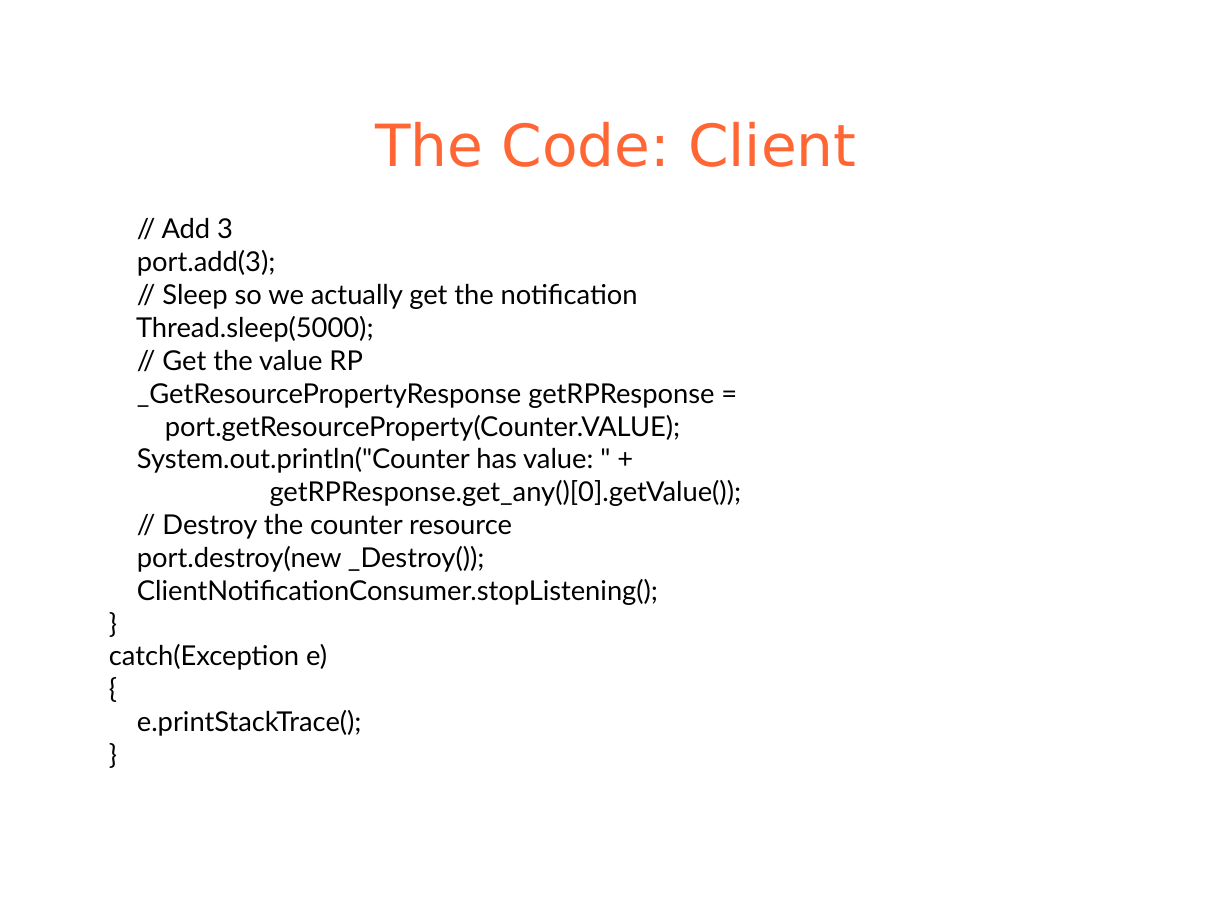
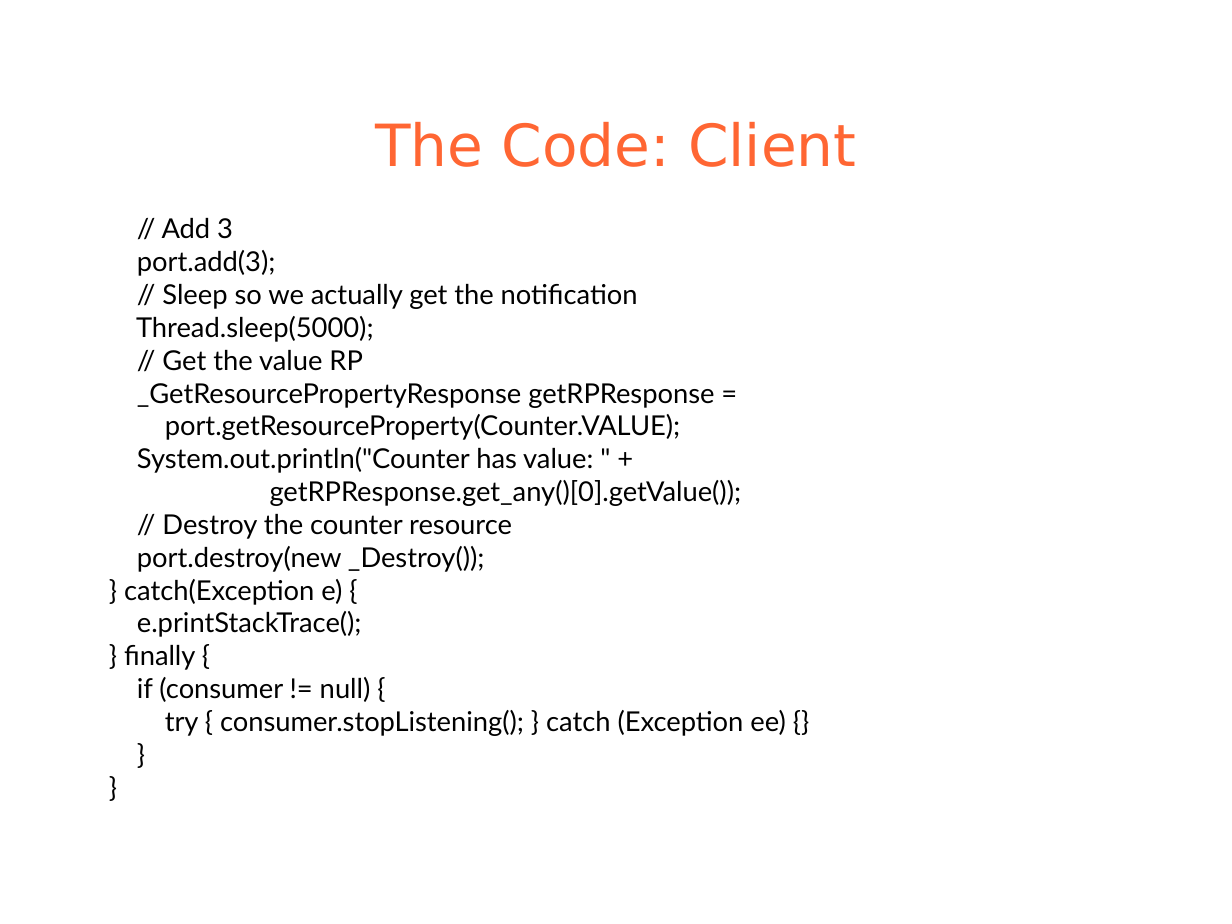
Before and after one commit to globus/globus-toolkit-documentation, a slide deck: slide 57 of toolkit/docs/development/wsrf/3.9.1/WSRFTutorial.ppt. Drawn at 1232x924 pixels with LibreOffice and Linux fonts; fonts in the diff are those of the drawing; background and template pictures are left out. Boxes give left, top, right and bottom in pixels: in the first picture for what was removed or moved away, otherwise in the second. Text is boxed around its words. In the diff, an @@ line names an element or a change of style, - is before the commit and + after.

Commit message:
updated counter client code

```diff
--- a/toolkit/docs/development/wsrf/3.9.1/WSRFTutorial.ppt
+++ b/toolkit/docs/development/wsrf/3.9.1/WSRFTutorial.ppt
@@ text at (124, 579, 786, 736): text changed @@
-ClientNotificationConsumer.stopListening();
+} catch(Exception e) {
+e.printStackTrace();
+} finally {
+if (consumer != null) {
+try { consumer.stopListening(); } catch (Exception ee) {}
@@ text at (109, 644, 362, 736): paragraphs removed @@
-catch(Exception e)
-{
-e.printStackTrace();
```
Also in this commit, not shown: 2 other slides changed.
